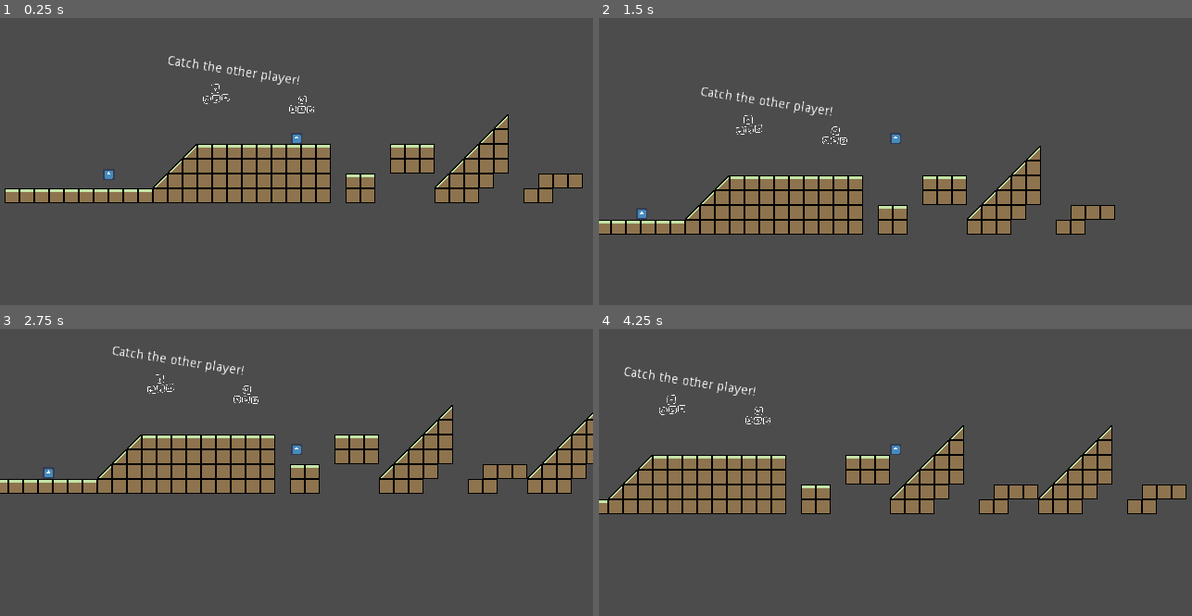
Above: before the commit, frames 1-4 (two rows, left to right).
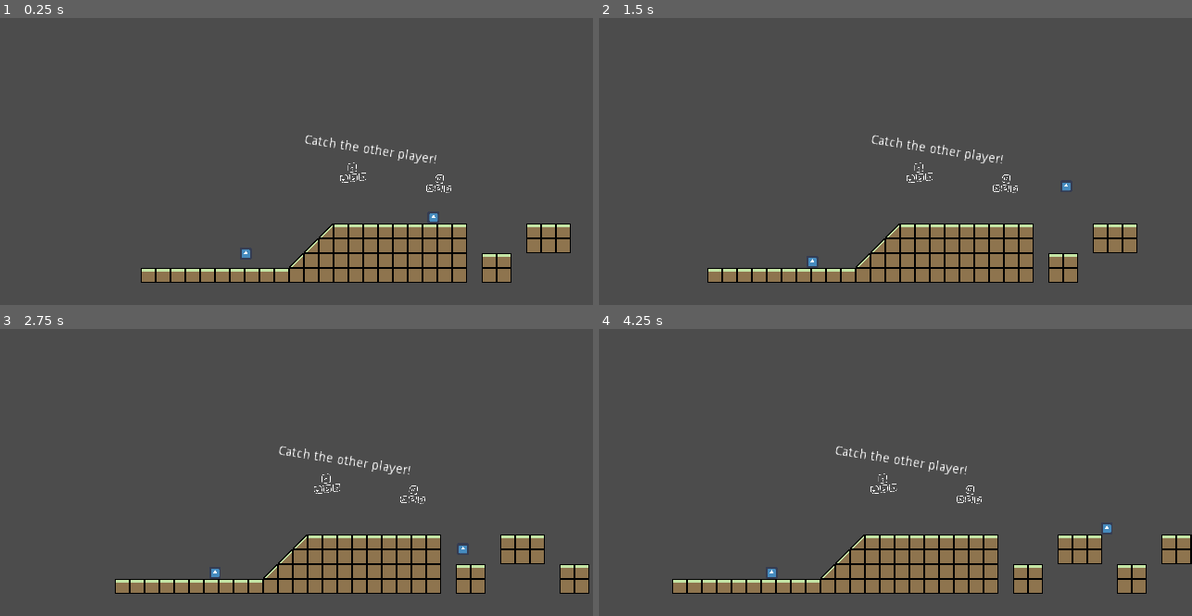
Above: after the commit, the same moments.

Repository: alteduard/TasjammGodot
Game: Godot game, scene res://Assets/Scenes/Game.tscn
Two runs of this game, one before a commit and one after it. Both use one fixed random seed, a clock stepped at 60 frames per second and the inputs below. The engine's default icon, where the game draws it, is replaced by a stand-in: a white triangle on a blue panel in a dark square.
Inputs:
- Up to frame 1 (0.25 s): no input
- Up to frame 2 (1.5 s): hold D (right1) from 0.53 s (still down); tap Left (left2) at 0.6 s; tap W (jump1) at 0.77 s; tap Right (right2) at 1.35 s
- Up to frame 3 (2.75 s): tap W (jump1) at 1.52 s; release D (right1) at 2.03 s; hold A (left1) from 2.03 s (still down); tap Left (left2) at 2.1 s
- Up to frame 4 (4.25 s): release A (left1) at 2.78 s; hold D (right1) from 2.78 s (still down); tap Right (right2) at 2.85 s; tap W (jump1) at 3.02, 3.77 s; tap Left (left2) at 3.6 s

The runs differ from the first frame. In frame 1, 20% of the frame differs, in the area x 0-99%, y 13-93%; in frame 2, 19%; in frame 3, 22%; in frame 4, 22%, in the area x 0-100%, y 13-93%.

Commit message:
cameracontroller

Diff:
--- a/Assets/Scenes/Game.tscn
+++ b/Assets/Scenes/Game.tscn
@@ -1,11 +1,12 @@
-[gd_scene load_steps=8 format=2]
+[gd_scene load_steps=9 format=2]
 
 [ext_resource path="res://Assets/Tileset/NewTileSet.tres" type="TileSet" id=1]
 [ext_resource path="res://Assets/Objects/Player.tscn" type="PackedScene" id=2]
-[ext_resource path="res://Assets/Scripts/MapController.gd" type="Script" id=3]
+[ext_resource path="res://Assets/Scripts/CameraController.gd" type="Script" id=3]
 [ext_resource path="res://Assets/Scripts/arrows.png" type="Texture" id=4]
 [ext_resource path="res://Assets/Sprites/wasd.png" type="Texture" id=5]
 [ext_resource path="res://Assets/Objects/Player2Wins.gd" type="Script" id=6]
+[ext_resource path="res://Assets/Scripts/MapController.gd" type="Script" id=7]
 
 [sub_resource type="RectangleShape2D" id=1]
 extents = Vector2( 221.982, 1282.56 )
@@ -14,6 +15,20 @@
 __meta__ = {
 "_edit_lock_": true
 }
+
+[node name="CameraController" type="Node2D" parent="."]
+script = ExtResource( 3 )
+player1 = NodePath("../Player")
+player2 = NodePath("../Player2")
+
+[node name="Camera2D" type="Camera2D" parent="CameraController"]
+position = Vector2( -46.5526, -155.743 )
+scale = Vector2( 0.2, 0.2 )
+current = true
+zoom = Vector2( 2, 2 )
+
+[node name="MapController" type="Node2D" parent="CameraController"]
+script = ExtResource( 7 )
 
 [node name="TileMap" type="TileMap" parent="."]
 tile_set = ExtResource( 1 )
@@ -32,11 +47,6 @@
 jump_force = 120
 gravity = 200
 
-[node name="Camera2D" type="Camera2D" parent="Player"]
-current = true
-zoom = Vector2( 2, 2 )
-script = ExtResource( 3 )
-
 [node name="Player2" parent="." instance=ExtResource( 2 )]
 position = Vector2( -239.258, -38.0343 )
 scale = Vector2( 0.2, 0.2 )
@@ -51,9 +61,9 @@
 [node name="CollisionShape2D" type="CollisionShape2D" parent="Player2/Area2D"]
 shape = SubResource( 1 )
 
-[node name="Node" type="Node" parent="."]
+[node name="Instructions" type="Node" parent="."]
 
-[node name="RichTextLabel" type="RichTextLabel" parent="Node"]
+[node name="RichTextLabel" type="RichTextLabel" parent="Instructions"]
 margin_left = -175.0
 margin_top = -161.0
 margin_right = -23.0
@@ -65,13 +75,13 @@
 "_edit_use_anchors_": false
 }
 
-[node name="wasd" type="Sprite" parent="Node"]
+[node name="wasd" type="Sprite" parent="Instructions"]
 position = Vector2( -30.1681, -106.037 )
 rotation = 0.21515
 scale = Vector2( 0.1, 0.1 )
 texture = ExtResource( 5 )
 
-[node name="arrows" type="Sprite" parent="Node"]
+[node name="arrows" type="Sprite" parent="Instructions"]
 position = Vector2( -123.047, -117.908 )
 scale = Vector2( 0.1, 0.1 )
 texture = ExtResource( 4 )
--- /dev/null
+++ b/Assets/Scripts/CameraController.gd
@@ -0,0 +1,18 @@
+extends Node2D
+
+
+export(NodePath) var player1
+export(NodePath) var player2
+
+# Declare member variables here. Examples:
+# var a = 2
+# var b = "text"
+
+
+
+# Called every frame. 'delta' is the elapsed time since the previous frame.
+func _process(_delta):
+	var p1 = get_node(player1)
+	var p2 = get_node(player2)
+
+	global_position.x = p1.global_position.x + (p2.global_position.x - p1.global_position.x) * 0.5
--- a/Assets/Tileset/NewTileSet.tres
+++ b/Assets/Tileset/NewTileSet.tres
@@ -5,11 +5,11 @@
 [sub_resource type="ConvexPolygonShape2D" id=2]
 points = PoolVector2Array( 0, 0, 16, 0, 16, 16, 0, 16 )
 
-[sub_resource type="ConvexPolygonShape2D" id=3]
-points = PoolVector2Array( 0, 0, 16, 0, 16, 16, 0, 16 )
+[sub_resource type="ConcavePolygonShape2D" id=3]
+segments = PoolVector2Array( 16, 0, 16, 16, 16, 16, 0, 16, 0, 16, 16, 0 )
 
 [sub_resource type="ConcavePolygonShape2D" id=4]
-segments = PoolVector2Array( 16, 0, 16, 16, 16, 16, 0, 16, 0, 16, 16, 0 )
+segments = PoolVector2Array( 0, 16, 0, 16, 0, 16, 0, 16, 0, 16, 0, 0, 0, 0, 16, 16, 16, 16, 0, 16, 0, 16, 0, 16 )
 
 [sub_resource type="ConcavePolygonShape2D" id=5]
 segments = PoolVector2Array( 0, 16, 0, 16, 0, 16, 0, 16, 0, 16, 0, 0, 0, 0, 16, 16, 16, 16, 0, 16, 0, 16, 0, 16 )
